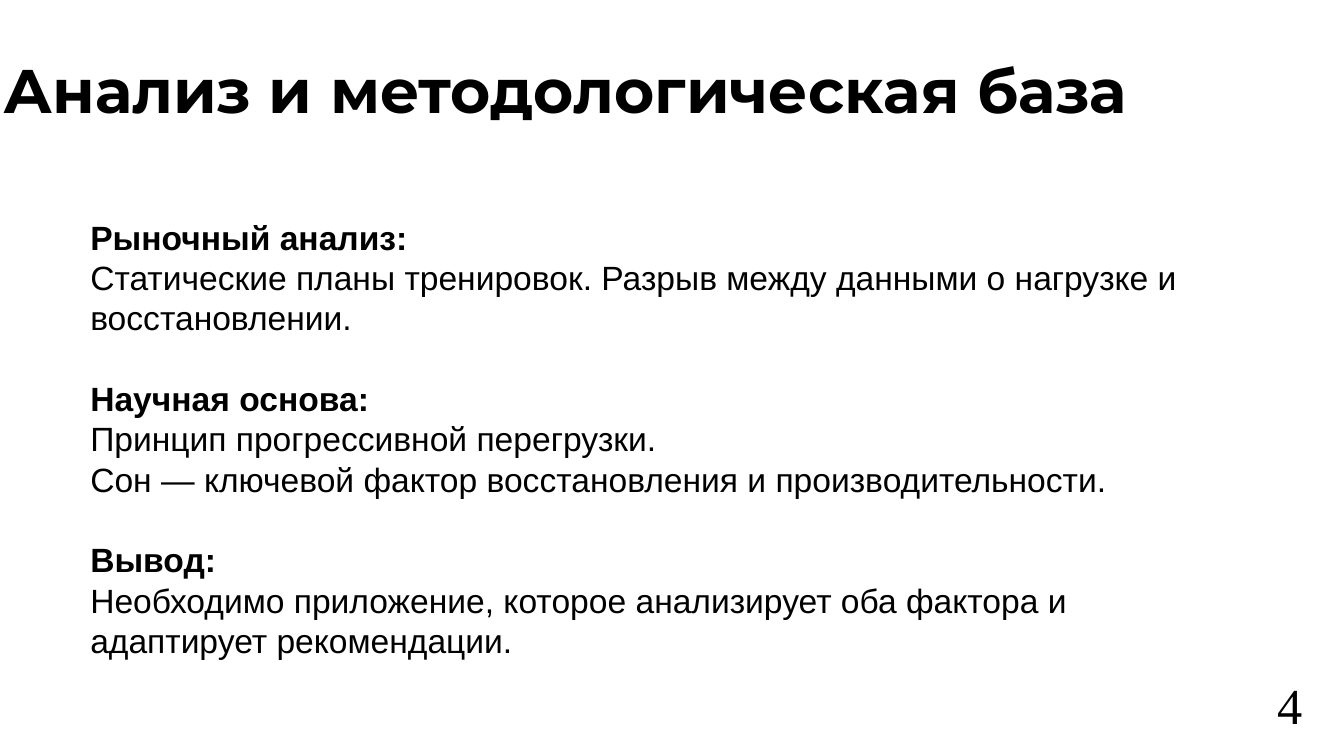
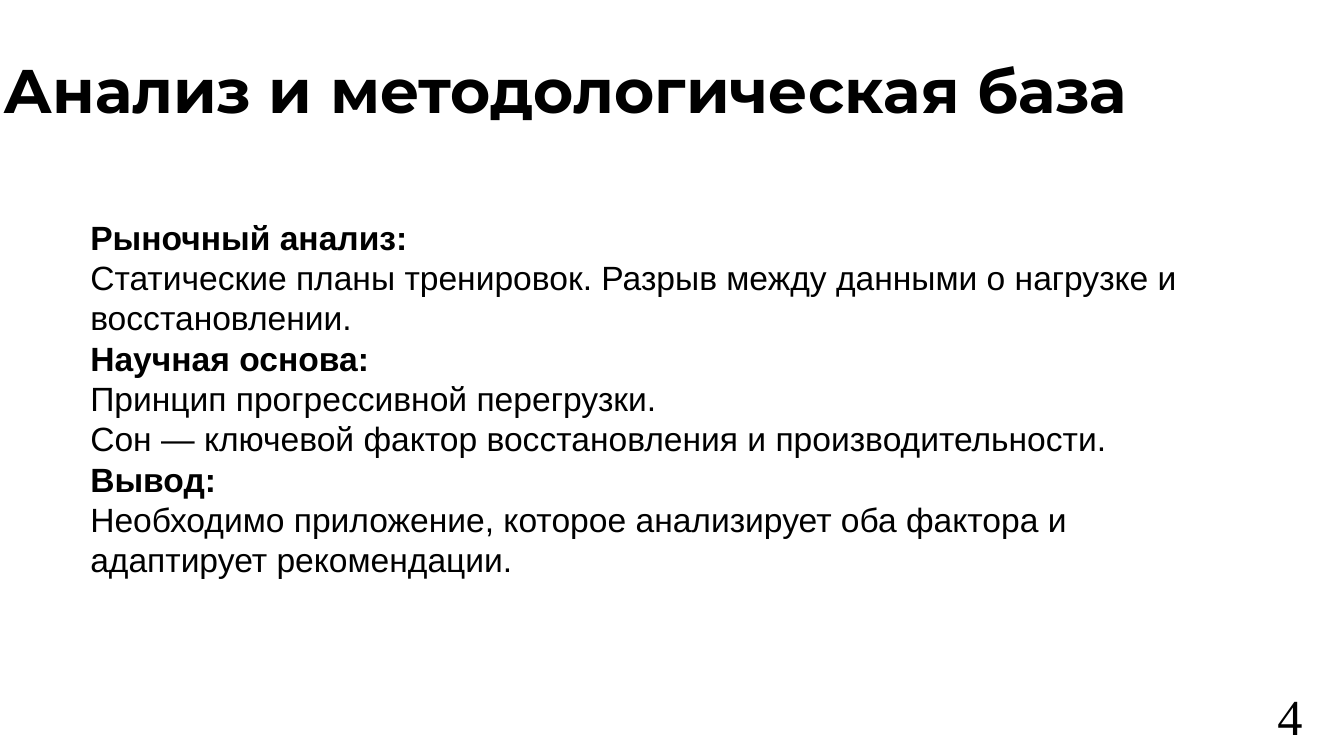
Before and after one commit to vafeenHub/VSU-scientific-activities_6-7-8-semester, a slide deck: slide 4 of src/works/diploma/presentation.odp. Drawn at 1344x756 pixels with LibreOffice and Linux fonts; fonts in the diff are those of the drawing. Boxes give left, top, right and bottom in pixels: in the first picture for what was removed or moved away, otherwise in the second. Text is boxed around its words. In the diff, an @@ line names an element or a change of style, - is before the commit and + after.

```diff
--- a/src/works/diploma/presentation.odp
+++ b/src/works/diploma/presentation.odp
@@ text "Рыночный анализ:" rewrapped from bbox=[90, 225, 1177, 660] to bbox=[90, 225, 1177, 579] @@
@@ page number: place and size @@
-page number at bbox=[1277, 690, 1302, 724]
+page number at bbox=[1277, 701, 1302, 735]
@@ page number at bbox=[1277, 701, 1302, 735]: alignment left to right @@
```
Also in this commit, not shown: 7 other slides changed, 8 other files.
